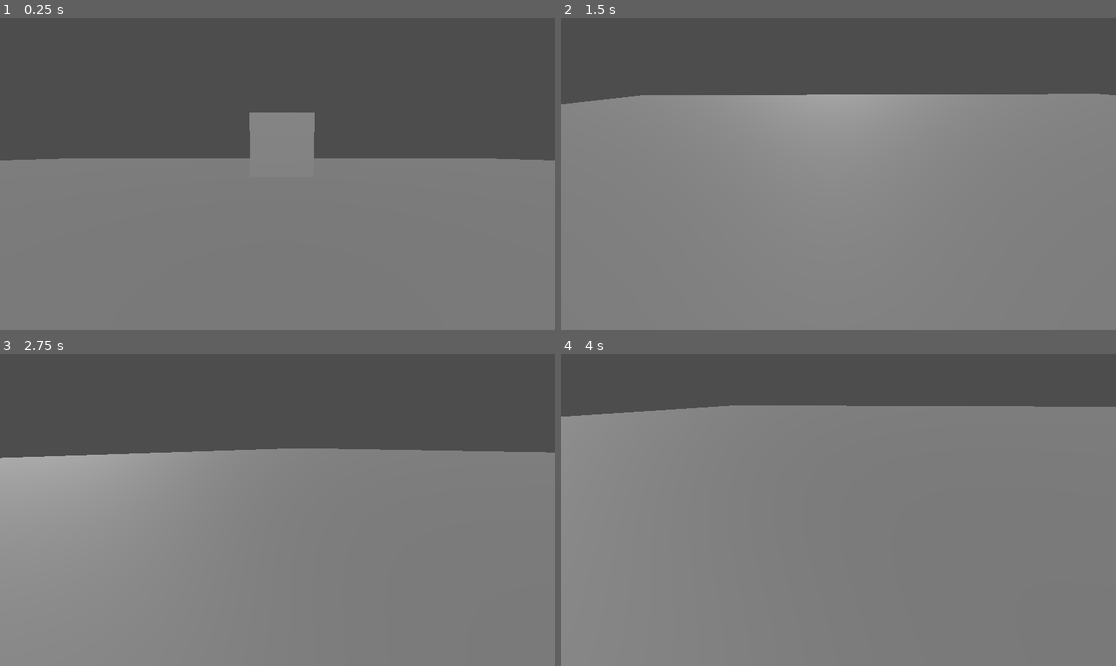
Above: before the commit, frames 1-4 (two rows, left to right).
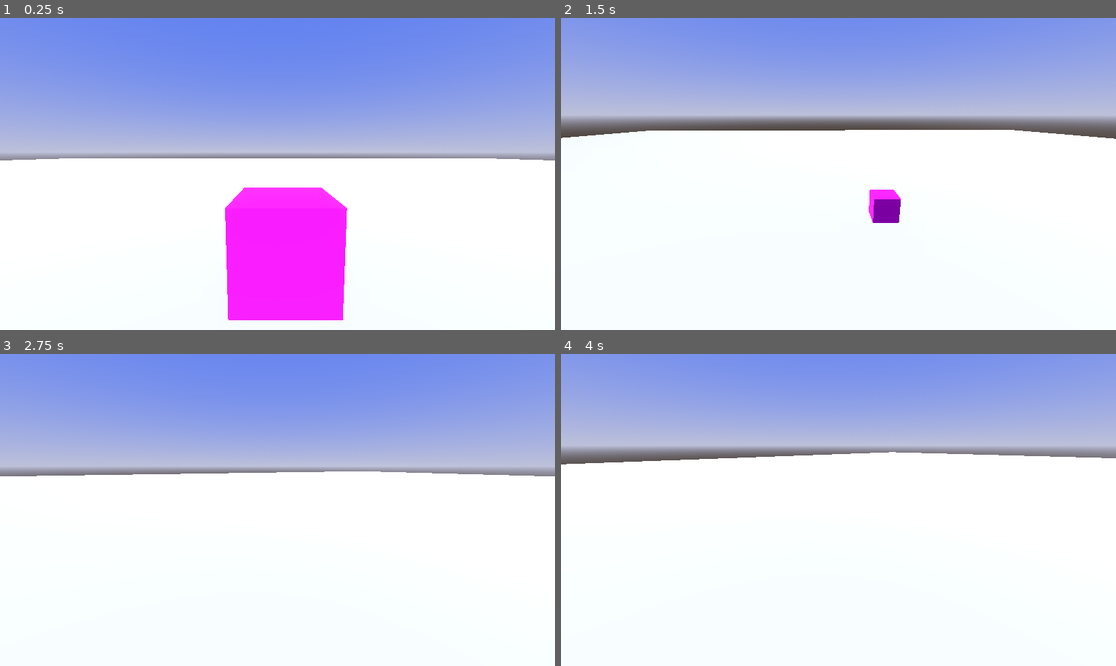
Above: after the commit, the same moments.

Repository: CWmain/platformShooter
Game: Godot game, scene res://scenes/main/main.tscn
The game is run twice, just before and just after one commit, with the same random seed, the same clock (stepped at 60 frames per second) and the same inputs.
Inputs (mouse positions are in pixels of both pictures, inside the frame that each line leads up to):
- Up to frame 1 (0.25 s): no input
- Up to frame 2 (1.5 s): move the mouse to (960, 158) at 0.52 s; hold D (move_right) 0.53-1.28 s; click (960, 158) at 0.67 s; tap Space (jump) at 0.77 s; move the mouse to (810, 174) at 1.27 s; hold W (move_forward) from 1.28 s (still down)
- Up to frame 3 (2.75 s): keep holding W (move_forward); tap Space (jump) at 1.52 s; move the mouse to (288, 503) at 2.02 s
- Up to frame 4 (4 s): keep holding W (move_forward); move the mouse to (832, 516) at 2.77 s; tap Space (jump) at 3.02, 3.77 s; move the mouse to (877, 513) at 3.52 s

The runs differ from the first frame. In frame 1, 100% of the frame differs, in the area x 0-100%, y 0-100%; in frame 2, 99%; in frame 3, 99%; in frame 4, 99%.

Commit message:
Moved the move_and_slide call into process as that seems to have fixed to camera jitter, additionally the player has a limit on how high / low they can look. I do not understand the maths

Diff:
--- a/objects/player/player.gd
+++ b/objects/player/player.gd
@@ -4,7 +4,7 @@
 @export var speed = 14
 # The downward acceleration when in the air, in meters per second squared.
 @export var fall_acceleration = 75
-@export var mouseSensitivty: float = 0.01
+@export var mouseSensitivty: float = 0.005
 
 
 @onready var pivot: Node3D = $Pivot
@@ -20,12 +20,14 @@
 
 	if Input.get_mouse_mode() == Input.MOUSE_MODE_CAPTURED:
 		if event is InputEventMouseMotion:
+
 			pivot.rotate_y(-event.relative.x * mouseSensitivty)
 			camera_3d.rotate_x(-event.relative.y * mouseSensitivty)
+			camera_3d.rotation.x = clampf(camera_3d.rotation.x, -PI/2, PI/2)
 
 func _physics_process(delta):
 	var input_dir := Input.get_vector("move_left", "move_right", "move_forward", "move_back")
-	var direction = (pivot.transform.basis * Vector3(input_dir.x, 0, input_dir.y)).normalized()
+	var direction := (pivot.transform.basis * Vector3(input_dir.x, 0, input_dir.y)).normalized()
 	if direction:
 		velocity.x = direction.x * speed
 		velocity.z = direction.z * speed
@@ -40,5 +42,6 @@
 		if Input.is_action_pressed("jump"):
 			velocity.y = 30
 
-	# Moving the Character
+
+func _process(delta: float) -> void:
 	move_and_slide()
--- a/objects/player/player.tscn
+++ b/objects/player/player.tscn
@@ -12,11 +12,10 @@
 [node name="CollisionShape3D" type="CollisionShape3D" parent="."]
 shape = SubResource("CapsuleShape3D_5lq1w")
 
+[node name="MeshInstance3D" type="MeshInstance3D" parent="."]
+mesh = SubResource("CapsuleMesh_cqmt1")
+
 [node name="Pivot" type="Node3D" parent="."]
-
-[node name="MeshInstance3D" type="MeshInstance3D" parent="Pivot"]
-mesh = SubResource("CapsuleMesh_cqmt1")
-skeleton = NodePath("../..")
 
 [node name="Camera3D" type="Camera3D" parent="Pivot"]
 transform = Transform3D(1, 0, 0, 0, 0.994278, 0.106819, 0, -0.106819, 0.994278, -0.0700974, 0.338796, -0.0152047)
--- a/scenes/main/main.tscn
+++ b/scenes/main/main.tscn
@@ -1,15 +1,39 @@
-[gd_scene load_steps=5 format=3 uid="uid://bmh6jfy5ve8f1"]
+[gd_scene load_steps=10 format=3 uid="uid://bmh6jfy5ve8f1"]
 
 [ext_resource type="PackedScene" uid="uid://dk0i833aa41le" path="res://objects/player/player.tscn" id="1_iuonh"]
 
+[sub_resource type="ProceduralSkyMaterial" id="ProceduralSkyMaterial_hyk8p"]
+sky_top_color = Color(0.291416, 0.387093, 0.885752, 1)
+sky_horizon_color = Color(0.602595, 0.618764, 0.734429, 1)
+ground_horizon_color = Color(0.602595, 0.618764, 0.734429, 1)
+
+[sub_resource type="Sky" id="Sky_iuonh"]
+sky_material = SubResource("ProceduralSkyMaterial_hyk8p")
+
+[sub_resource type="Environment" id="Environment_k2fmo"]
+background_mode = 2
+sky = SubResource("Sky_iuonh")
+tonemap_mode = 2
+glow_enabled = true
+
 [sub_resource type="WorldBoundaryShape3D" id="WorldBoundaryShape3D_iuonh"]
 
+[sub_resource type="StandardMaterial3D" id="StandardMaterial3D_hyk8p"]
+
 [sub_resource type="PlaneMesh" id="PlaneMesh_iuonh"]
+material = SubResource("StandardMaterial3D_hyk8p")
 size = Vector2(100, 100)
 
+[sub_resource type="StandardMaterial3D" id="StandardMaterial3D_iuonh"]
+albedo_color = Color(1, 0, 1, 1)
+
 [sub_resource type="BoxMesh" id="BoxMesh_hyk8p"]
+material = SubResource("StandardMaterial3D_iuonh")
 
 [node name="Main" type="Node3D"]
+
+[node name="WorldEnvironment" type="WorldEnvironment" parent="."]
+environment = SubResource("Environment_k2fmo")
 
 [node name="Player" parent="." instance=ExtResource("1_iuonh")]
 transform = Transform3D(1, 0, 0, 0, 1, 0, 0, 0, 1, 0, 3.65012, 0)
@@ -26,5 +50,5 @@
 transform = Transform3D(1, 0, 0, 0, 0.741501, 0.670952, 0, -0.670952, 0.741501, -0.701718, 5.60431, 4.78806)
 
 [node name="MeshInstance3D" type="MeshInstance3D" parent="."]
-transform = Transform3D(1, 0, 0, 0, 1, 0, 0, 0, 1, 0, 1.59143, -3.71336)
+transform = Transform3D(1, 0, 0, 0, 1, 0, 0, 0, 1, 0, 0.531901, -2.14161)
 mesh = SubResource("BoxMesh_hyk8p")
